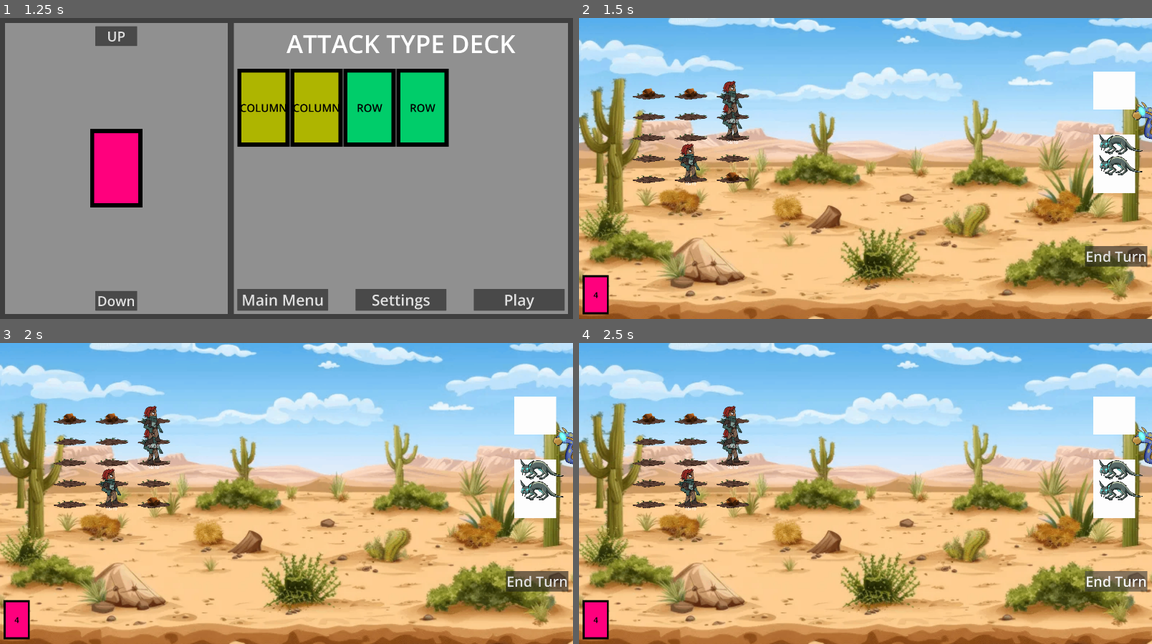
Above: before the commit, frames 1-4 (two rows, left to right).
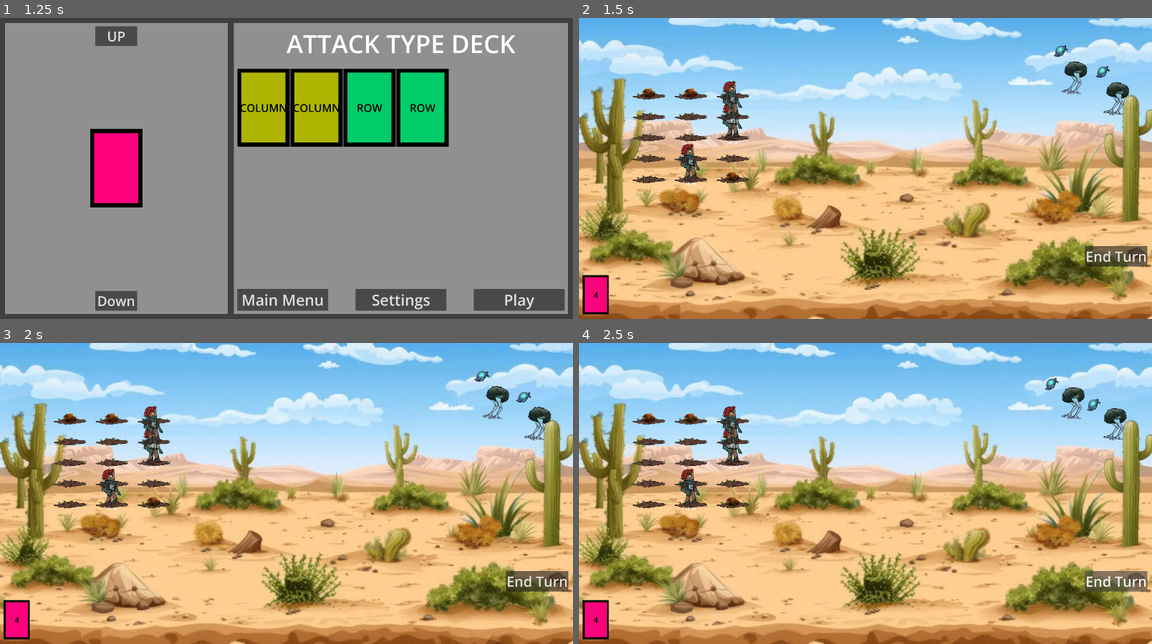
Above: after the commit, the same moments.

Repository: LandonM-byui/rpg-game-CSE290
Game: Godot game, scene res://modules/scene_handling/game_handler.tscn
Same seed, same stepped clock (60 frames per second), same inputs: the game is played once before the commit and once after it.
Inputs:
- Up to frame 1 (1.25 s): click "Start" at 0.5 s
- Up to frame 2 (1.5 s): click "Play" at 1.25 s
- Up to frame 3 (2 s): no input
- Up to frame 4 (2.5 s): click "End Turn" at 2 s

Frame 1 is identical in both runs. In frame 2, 3.0% of the frame differs, in the area x 82-100%, y 9-59%; in frame 3, 3.0%; in frame 4, 3.0%.

Commit message:
Srites move now
yes last minute update

Diff:
--- /dev/null
+++ b/yee-haw/art/seaslug_animation.gd
@@ -0,0 +1,11 @@
+extends Node2D
+
+@onready var animation_player = $AnimationPlayer
+
+
+
+
+func _ready():
+	self.position = Vector2(-10,-10)
+	animation_player.set_current_animation("idle")
+	animation_player.play()
--- a/yee-haw/art/seaslug_base.tscn
+++ b/yee-haw/art/seaslug_base.tscn
@@ -1,7 +1,7 @@
 [gd_scene format=3 uid="uid://cop3vbh8h87n5"]
 
 [ext_resource type="Texture2D" uid="uid://dww4cbswg1g4w" path="res://art/seaslug_idle_atlas.PNG" id="1_0mvc7"]
-[ext_resource type="Script" uid="uid://8bpwbikc5t57" path="res://art/animation_player.gd" id="1_j87ue"]
+[ext_resource type="Script" uid="uid://dn1smrkktf4ae" path="res://art/seaslug_animation.gd" id="1_j87ue"]
 
 [sub_resource type="Animation" id="Animation_0mvc7"]
 length = 0.001
@@ -335,7 +335,7 @@
 }
 
 [node name="seaslug_base" type="Node2D" unique_id=327087707]
-position = Vector2(-334, -375)
+position = Vector2(-471, -419)
 script = ExtResource("1_j87ue")
 
 [node name="AnimationPlayer" type="AnimationPlayer" parent="." unique_id=623469746]
--- a/yee-haw/modules/enemy_grid_neils/enemy_grids.tscn
+++ b/yee-haw/modules/enemy_grid_neils/enemy_grids.tscn
@@ -6,16 +6,13 @@
 [ext_resource type="Resource" uid="uid://b51osaknm7fmd" path="res://modules/enemy_grid_neils/difficulty/data(resources)/starting_difficulty.tres" id="2_bcvvl"]
 [ext_resource type="PackedScene" uid="uid://dclor804aadnd" path="res://modules/battle/enemy_grid_collider.tscn" id="3_6gl7b"]
 [ext_resource type="PackedScene" uid="uid://wp60yi4mlr0d" path="res://modules/enemy_grid_neils/enemy_node/generic_enemy.tscn" id="3_rreb3"]
-[ext_resource type="Script" uid="uid://blk6hbrougjkp" path="res://modules/enemy_grid_neils/enemy_layout_preset/scripts/create_enemy_layout_class.gd" id="4_w8otl"]
-[ext_resource type="Resource" uid="uid://b7x5aldistjp3" path="res://modules/enemy_grid_neils/enemy_layout_preset/data/OneLumostrich.tres" id="5_bcvvl"]
-[ext_resource type="Resource" uid="uid://bda7ohe56m6ls" path="res://modules/enemy_grid_neils/enemy_layout_preset/data/twoLumostriches.tres" id="6_bcvvl"]
 
 [node name="Enemy Grids" type="Node2D" unique_id=2063143689]
 position = Vector2(1000, 1000)
 script = ExtResource("1_2nmvt")
 current_difficulty = ExtResource("2_bcvvl")
 packed_node = ExtResource("3_rreb3")
-preset_list = Array[ExtResource("4_w8otl")]([ExtResource("5_bcvvl"), ExtResource("6_bcvvl")])
+preset_list = Array[String]([])
 
 [node name="EnemyGridRow 0" parent="." unique_id=1478424219 instance=ExtResource("1_wy6m7")]
 position = Vector2(0, -300)
--- a/yee-haw/modules/enemy_grid_neils/enemy_layout_preset/data/1L,1S,1W.tres
+++ b/yee-haw/modules/enemy_grid_neils/enemy_layout_preset/data/1L,1S,1W.tres
@@ -3,12 +3,11 @@
 [ext_resource type="Resource" uid="uid://ct5djqitmjyox" path="res://modules/enemy_grid_neils/final_enemies/data/NO.tres" id="1_h2sqg"]
 [ext_resource type="Script" uid="uid://blk6hbrougjkp" path="res://modules/enemy_grid_neils/enemy_layout_preset/scripts/create_enemy_layout_class.gd" id="2_5jg1w"]
 [ext_resource type="Resource" uid="uid://bytsken35vb3s" path="res://modules/enemy_grid_neils/final_enemies/data/Lumostrich.tres" id="2_n57df"]
-[ext_resource type="Resource" uid="uid://egf8mewt52i0" path="res://modules/enemy_grid_neils/final_enemies/data/SeaSlug.tres" id="3_3vghv"]
 [ext_resource type="Resource" uid="uid://biyjqfkim7psr" path="res://modules/enemy_grid_neils/final_enemies/data/Weasel.tres" id="4_6qinc"]
 
 [resource]
 script = ExtResource("2_5jg1w")
-enemy3_position = ExtResource("3_3vghv")
+enemy3_position = ExtResource("4_6qinc")
 enemy5_position = ExtResource("4_6qinc")
 enemy13_position = ExtResource("2_n57df")
 layout = null
--- a/yee-haw/modules/enemy_grid_neils/enemy_layout_preset/data/1L,2S.tres
+++ b/yee-haw/modules/enemy_grid_neils/enemy_layout_preset/data/1L,2S.tres
@@ -1,7 +1,7 @@
 [gd_resource type="Resource" script_class="EnemyLayoutPreset" format=3 uid="uid://5w7666uulbnc"]
 
 [ext_resource type="Resource" uid="uid://ct5djqitmjyox" path="res://modules/enemy_grid_neils/final_enemies/data/NO.tres" id="1_s2p2s"]
-[ext_resource type="Resource" uid="uid://egf8mewt52i0" path="res://modules/enemy_grid_neils/final_enemies/data/SeaSlug.tres" id="2_bmq8g"]
+[ext_resource type="Resource" uid="uid://biyjqfkim7psr" path="res://modules/enemy_grid_neils/final_enemies/data/Weasel.tres" id="2_bmq8g"]
 [ext_resource type="Script" uid="uid://blk6hbrougjkp" path="res://modules/enemy_grid_neils/enemy_layout_preset/scripts/create_enemy_layout_class.gd" id="2_nbhif"]
 [ext_resource type="Resource" uid="uid://bytsken35vb3s" path="res://modules/enemy_grid_neils/final_enemies/data/Lumostrich.tres" id="3_q8wg3"]
 
--- a/yee-haw/modules/enemy_grid_neils/enemy_layout_preset/data/2W,1S.tres
+++ b/yee-haw/modules/enemy_grid_neils/enemy_layout_preset/data/2W,1S.tres
@@ -3,11 +3,11 @@
 [ext_resource type="Resource" uid="uid://ct5djqitmjyox" path="res://modules/enemy_grid_neils/final_enemies/data/NO.tres" id="1_uxnp0"]
 [ext_resource type="Script" uid="uid://blk6hbrougjkp" path="res://modules/enemy_grid_neils/enemy_layout_preset/scripts/create_enemy_layout_class.gd" id="2_bcju0"]
 [ext_resource type="Resource" uid="uid://biyjqfkim7psr" path="res://modules/enemy_grid_neils/final_enemies/data/Weasel.tres" id="2_bhkj3"]
-[ext_resource type="Resource" uid="uid://egf8mewt52i0" path="res://modules/enemy_grid_neils/final_enemies/data/SeaSlug.tres" id="3_blc56"]
+[ext_resource type="Resource" uid="uid://bytsken35vb3s" path="res://modules/enemy_grid_neils/final_enemies/data/Lumostrich.tres" id="3_bhkj3"]
 
 [resource]
 script = ExtResource("2_bcju0")
-enemy2_position = ExtResource("3_blc56")
+enemy2_position = ExtResource("3_bhkj3")
 enemy11_position = ExtResource("2_bhkj3")
 enemy14_position = ExtResource("2_bhkj3")
 layout = null
--- a/yee-haw/modules/enemy_grid_neils/enemy_node/enemy.gd
+++ b/yee-haw/modules/enemy_grid_neils/enemy_node/enemy.gd
@@ -20,6 +20,18 @@
 
 func take_dmg(damage_value):
 	if damage_value <= 0: return
+	'''hit animations!'''
+	#if enemy_data.sprite_path == 'res://art/ostrich_base.tscn':
+		#var sprite = $ostrich_base
+		#sprite.set_current_animation("hurt")
+		#$second.start()
+		#await $second.timeout
+		#sprite.
+#
+	#elif enemy_data.sprite_path == 'res://art/weasel_base.tscn':
+		#var sprite = $weasel_base
+		#sprite.set_current_animation("hurt")
+
 
 	health = max(0, health - damage_value)
 	is_dead()
--- a/yee-haw/modules/enemy_grid_neils/enemy_node/generic_enemy.tscn
+++ b/yee-haw/modules/enemy_grid_neils/enemy_node/generic_enemy.tscn
@@ -1,7 +1,6 @@
 [gd_scene format=3 uid="uid://wp60yi4mlr0d"]
 
 [ext_resource type="Script" uid="uid://dx3q7h3an11gn" path="res://modules/enemy_grid_neils/enemy_node/enemy.gd" id="1_vm6d8"]
-[ext_resource type="Texture2D" uid="uid://cx4kvmvikphr5" path="res://Assets/Sample Assets/White_Rectangle.jpg" id="2_qy3fs"]
 [ext_resource type="Script" uid="uid://83greb1mhwux" path="res://modules/enemy_grid_neils/enemy_node/set_sprite.gd" id="3_kt50p"]
 
 [sub_resource type="SpriteFrames" id="SpriteFrames_gtfir"]
@@ -17,7 +16,7 @@
 sprite_frames = SubResource("SpriteFrames_gtfir")
 
 [node name="lame_sprite" type="Sprite2D" parent="." unique_id=69633929]
-texture = ExtResource("2_qy3fs")
+visible = false
 script = ExtResource("3_kt50p")
 
 [node name="Area2D" type="Area2D" parent="." unique_id=102007628]
@@ -26,3 +25,9 @@
 
 [node name="CollisionShape2D" type="CollisionShape2D" parent="Area2D" unique_id=1367475538]
 shape = SubResource("RectangleShape2D_vm6d8")
+
+[node name="second" type="Timer" parent="." unique_id=1108401021]
+
+[node name="seconds" type="Timer" parent="." unique_id=1170098489]
+wait_time = 2.0
+one_shot = true
--- a/yee-haw/modules/enemy_grid_neils/scripts/generate_encounter.gd
+++ b/yee-haw/modules/enemy_grid_neils/scripts/generate_encounter.gd
@@ -18,12 +18,10 @@
 var type_presets : Array = [approved_enemy_preset1, approved_enemy_preset2, approved_enemy_preset3,
 approved_enemy_preset4, approved_enemy_preset5]
 
-@export var preset_list : Array[String] = ["res://modules/enemy_grid_neils/enemy_layout_preset/data/OneLumostrich.tres",
-											"res://modules/enemy_grid_neils/enemy_layout_preset/data/twoLumostriches.tres",
+@export var preset_list : Array[String] = ["res://modules/enemy_grid_neils/enemy_layout_preset/data/twoLumostriches.tres",
 											"res://modules/enemy_grid_neils/enemy_layout_preset/data/1L,1S,1W.tres",
 											"res://modules/enemy_grid_neils/enemy_layout_preset/data/1L,2S.tres",
-											"res://modules/enemy_grid_neils/enemy_layout_preset/data/2W,1S.tres",
-											"res://modules/enemy_grid_neils/enemy_layout_preset/data/1L,1S,1W.tres",]
+											"res://modules/enemy_grid_neils/enemy_layout_preset/data/2W,1S.tres" ]
 
 var layout
 
Not shown, added: yee-haw/art/seaslug_animation.gd.uid
